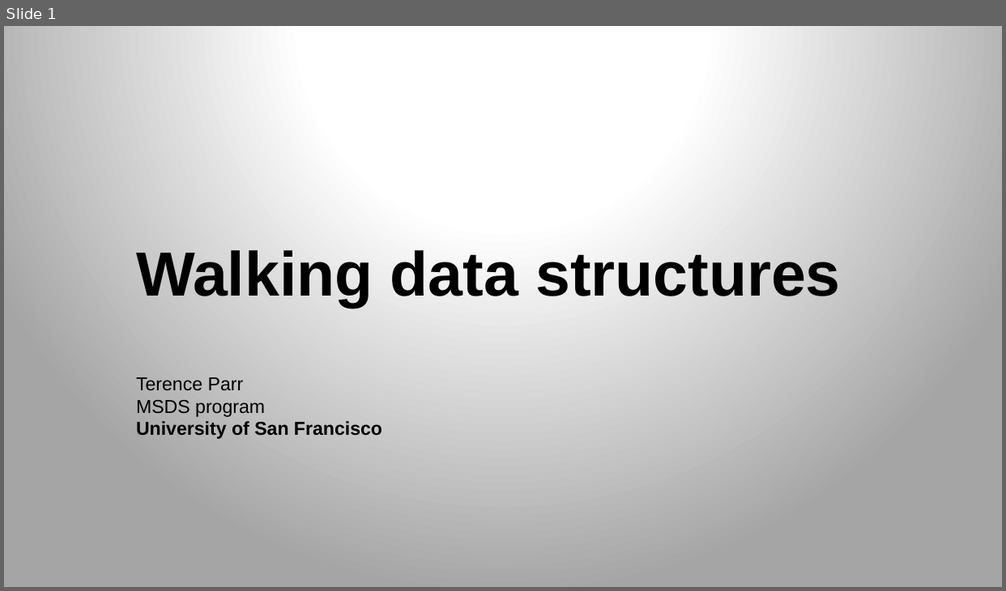
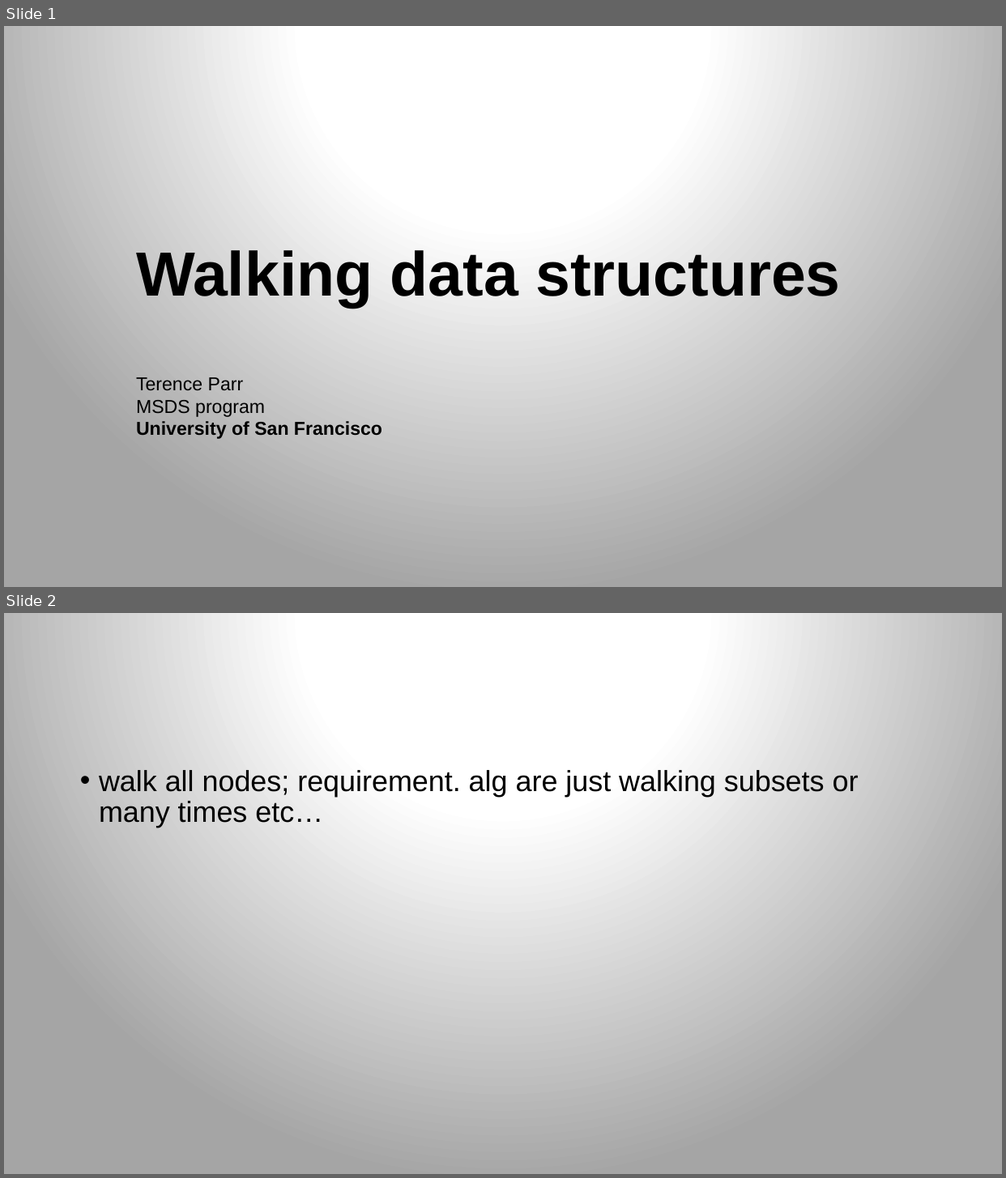
Before and after one commit to parrt/msds689, a slide deck: notes/walking-structures.pptx. Shown one above the other, each under a label of ours: slide 1 before the commit, slides 1 and 2 after it. The pictures are 1006x591 and 1006x1178 pixels, drawn with LibreOffice and Linux fonts; fonts in the diff are those of the drawing; background and template pictures are left out. Boxes give left, top, right and bottom in pixels: in the first picture for what was removed or moved away, otherwise in the second. Text is boxed around its words. In the diff, an @@ line names an element or a change of style, - is before the commit and + after.

```diff
--- a/notes/walking-structures.pptx
+++ b/notes/walking-structures.pptx
@@ slide 2 added at [4,613,1002,1174], background gradient #FFFFFF to #A5A5A5 @@
@@ text added at [99,770,859,828], 28 pt, text #000000 @@
+• walk all nodes; requirement. alg are just walking subsets or many times etc…
```
Also in this commit, not shown: 3 other files.
